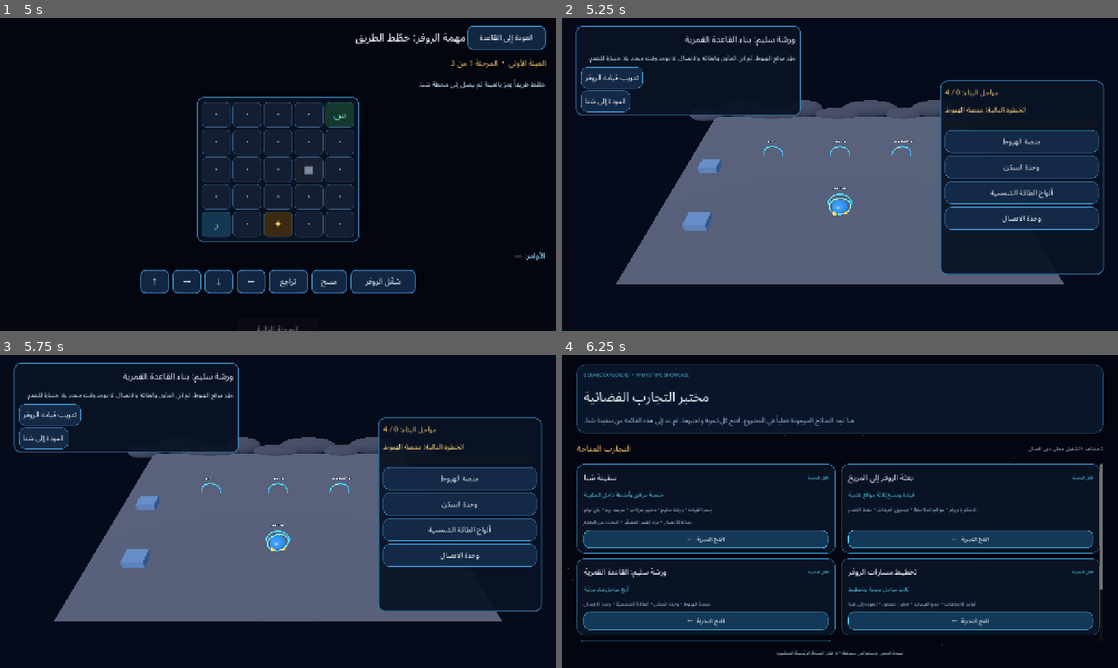
Above: before the commit, frames 1-4 (two rows, left to right).
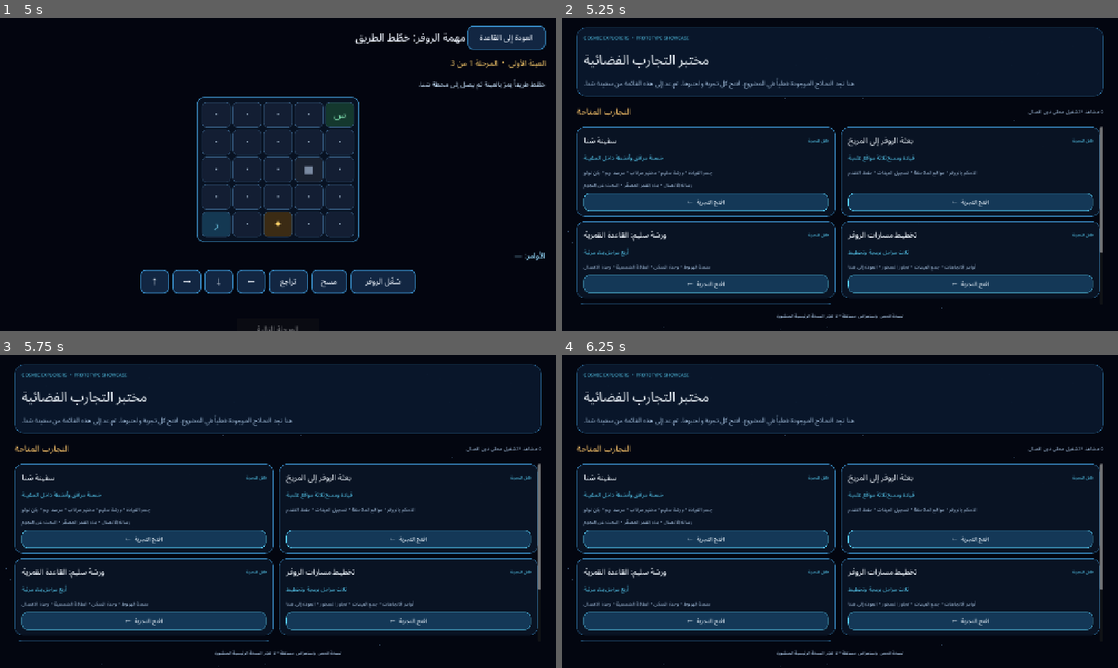
Above: after the commit, the same moments.

Repository: mdznap35/-cosmic-explorers
Game: Godot game, scene res://scenes/prototypes/showcase_app.tscn
Same seed, same stepped clock (60 frames per second), same inputs: the game is played once before the commit and once after it.
Inputs (mouse positions are in pixels of both pictures, inside the frame that each line leads up to):
- Up to frame 1 (5 s): click "افتح التجربة ←" at 0.5 s; click "العودة إلى معرض التجارب" at 1.25 s; click "افتح التجربة ←" at 2 s; click "العودة إلى سفينة سَنا" at 2.75 s; click "افتح التجربة ←" at 3.5 s; click "تدريب قيادة الروفر" at 4.25 s
- Up to frame 2 (5.25 s): click "العودة إلى القاعدة" at 5 s
- Up to frame 3 (5.75 s): no input
- Up to frame 4 (6.25 s): click (606, 439) at 5.75 s, where only the run before the commit has a clickable "العودة إلى سَنا"

Frame 1 is identical in both runs. In frame 2, 46% of the frame differs, in the area x 1-98%, y 2-100%; in frame 3, 46%; in frame 4, nothing differs.

Commit message:
Launch standalone prototype showcase and wire return navigation

Diff:
--- a/scripts/prototypes/lunar_rover_route_planner.gd
+++ b/scripts/prototypes/lunar_rover_route_planner.gd
@@ -363,7 +363,7 @@
 
 
 func _return_to_builder() -> void:
-	get_tree().change_scene_to_file("res://scenes/prototypes/lunar_outpost_builder.tscn")
+	get_tree().change_scene_to_file("res://scenes/prototypes/showcase_app.tscn")
 
 
 func _set_feedback(message: String) -> void:
